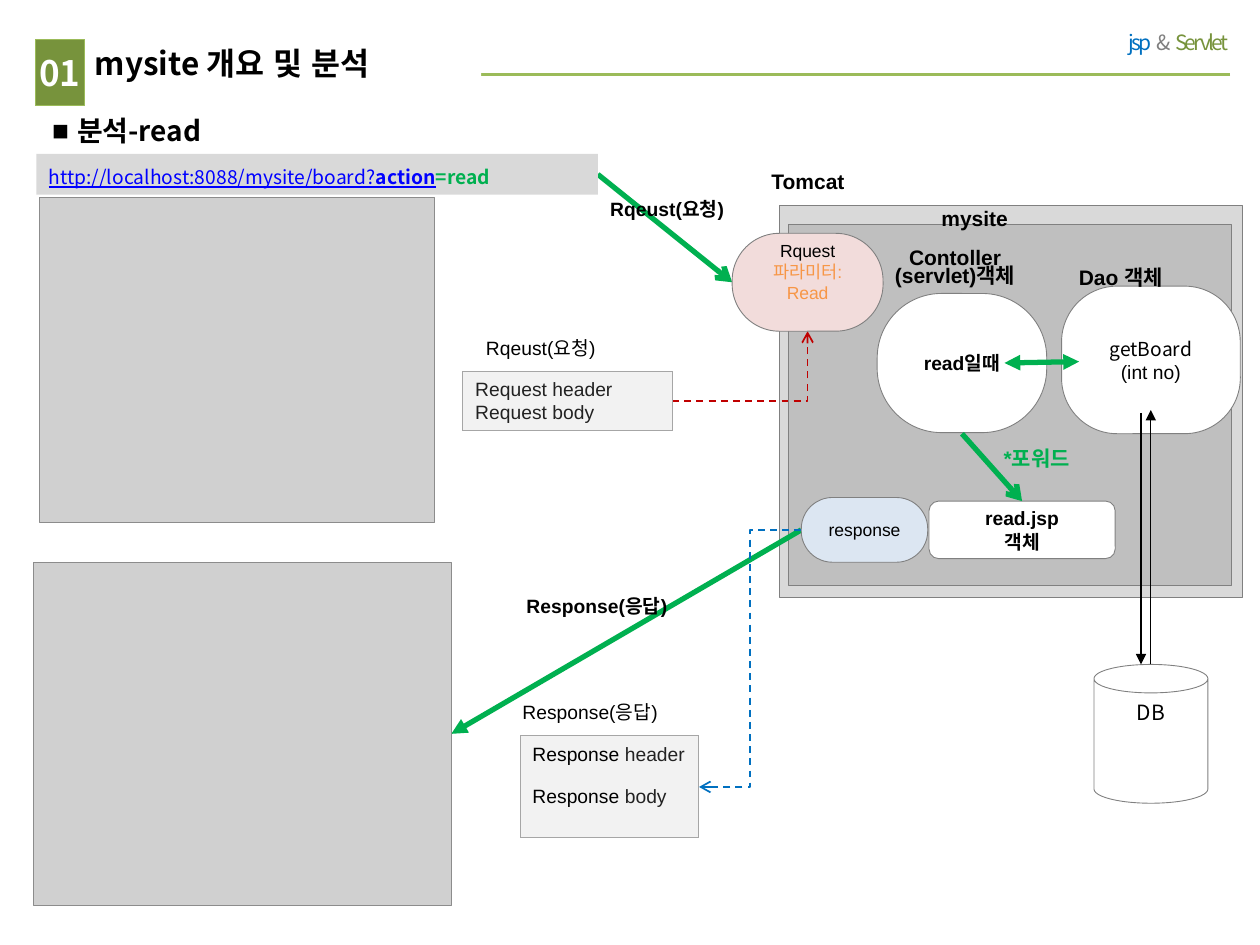
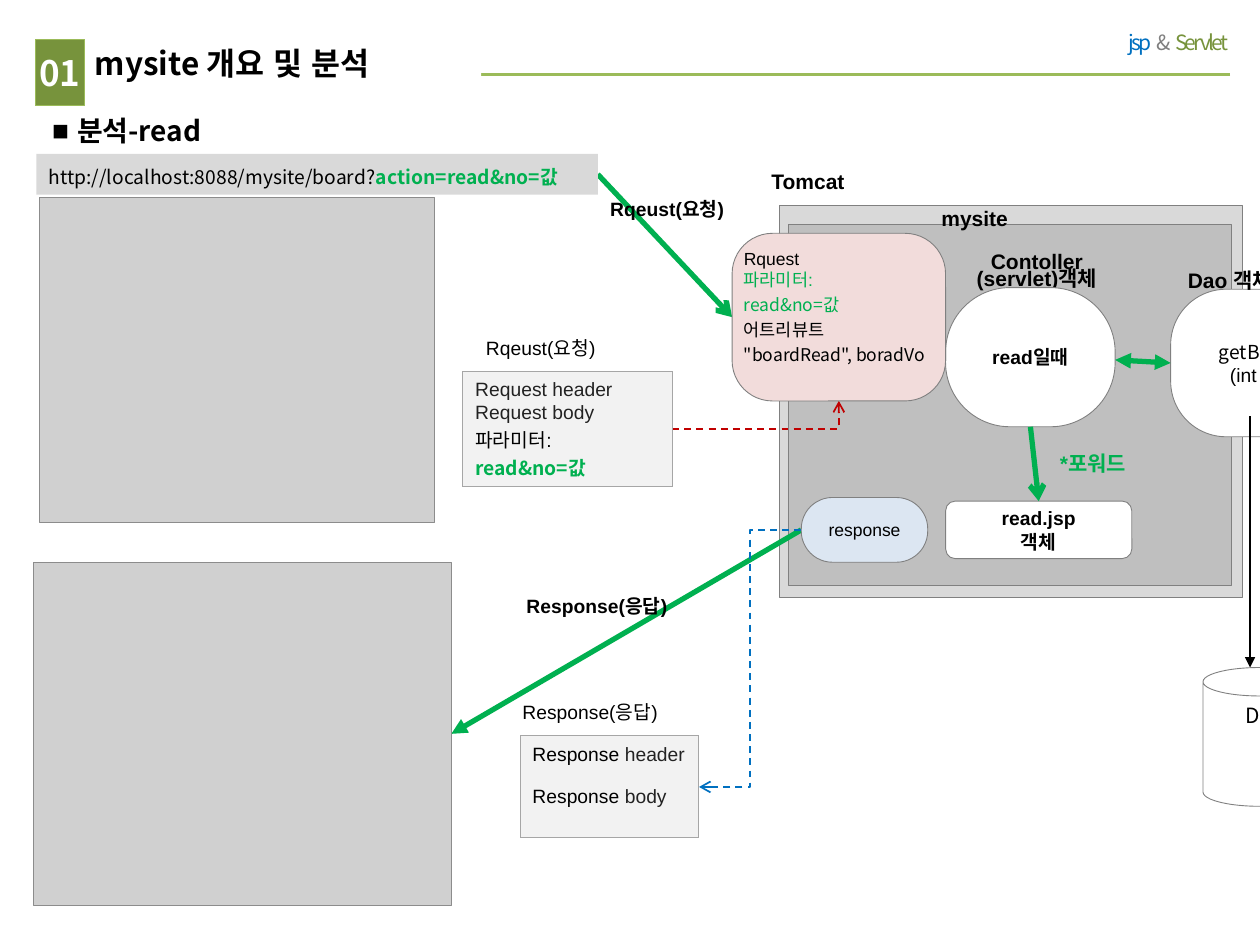
Before and after one commit to wonho951/mysite, a slide deck: slide 2 of mysite 그림.pptx. Drawn at 1260x945 pixels with LibreOffice and Linux fonts; fonts in the diff are those of the drawing; grey boxes stand for pictures. Boxes give left, top, right and bottom in pixels: in the first picture for what was removed or moved away, otherwise in the second. Text is boxed around its words. In the diff, an @@ line names an element or a change of style, - is before the commit and + after.

Commit message:
2021.07.21 board 그림

```diff
--- a/mysite 그림.pptx
+++ b/mysite 그림.pptx
@@ text in rectangle at [49, 168, 558, 189]: text changed; text colour #0000FF to #000000 @@
-http://localhost:8088/mysite/board?action=read
+http://localhost:8088/mysite/board?action=read&no=값
@@ arrow moved from (597, 174) - (732, 282) to (597, 174) - (732, 318) @@
@@ rounded rectangle "Rquest": place and size @@
-rounded rectangle "Rquest" at [732, 233, 883, 331]
+rounded rectangle "Rquest" at [732, 233, 945, 401]
@@ rounded rectangle "Rquest" at [732, 233, 945, 401]: proportions changed @@
@@ text in rounded rectangle at [744, 253, 813, 288]: text colour #F79646 to #00B050 in "파라미터:"; alignment centre to left @@
@@ text "Contoller": place and size @@
-text "Contoller" at [895, 250, 1015, 287]
+text "Contoller" at [977, 254, 1097, 291]
@@ text in rounded rectangle at [744, 296, 925, 364]: text changed; font Arial to Noto Sans CJK KR; text colour #F79646 to #000000 @@
-Read
+read&no=값
+어트리뷰트
+"boardRead", boradVo
@@ rounded rectangle "read일때": place and size @@
-rounded rectangle "read일때" at [877, 294, 1047, 432]
+rounded rectangle "read일때" at [946, 287, 1116, 426]
@@ rectangle "Request header": place and size @@
-rectangle "Request header" at [462, 372, 672, 431]
+rectangle "Request header" at [462, 372, 672, 488]
@@ double arrow moved from (1004, 363) - (1079, 362) to (1115, 360) - (1171, 363) @@
@@ elbow arrow moved from (673, 401) - (808, 331) to (673, 428) - (839, 401) @@
@@ arrow removed from (1150, 664) to (1150, 410) @@
@@ 1 text, 1 rounded rectangle, 1 cylinder, 1 arrow: place and size @@
-1 text, 1 rounded rectangle, 1 cylinder, 1 arrow at [1062, 267, 1241, 803]
+1 text, 1 rounded rectangle, 1 cylinder, 1 arrow at [1171, 267, 1260, 806]
@@ text in rectangle at [475, 431, 586, 477]: paragraphs added @@
+파라미터:
+read&no=값
@@ arrow moved from (963, 433) - (1022, 501) to (1031, 427) - (1038, 501) @@
@@ text "*포워드": place and size @@
-text "*포워드" at [1004, 449, 1070, 468]
+text "*포워드" at [1060, 454, 1126, 473]
@@ rounded rectangle "read.jsp": place and size @@
-rounded rectangle "read.jsp" at [929, 501, 1115, 559]
+rounded rectangle "read.jsp" at [946, 501, 1133, 559]
```
Also in this commit, not shown: 7 other slides changed.
